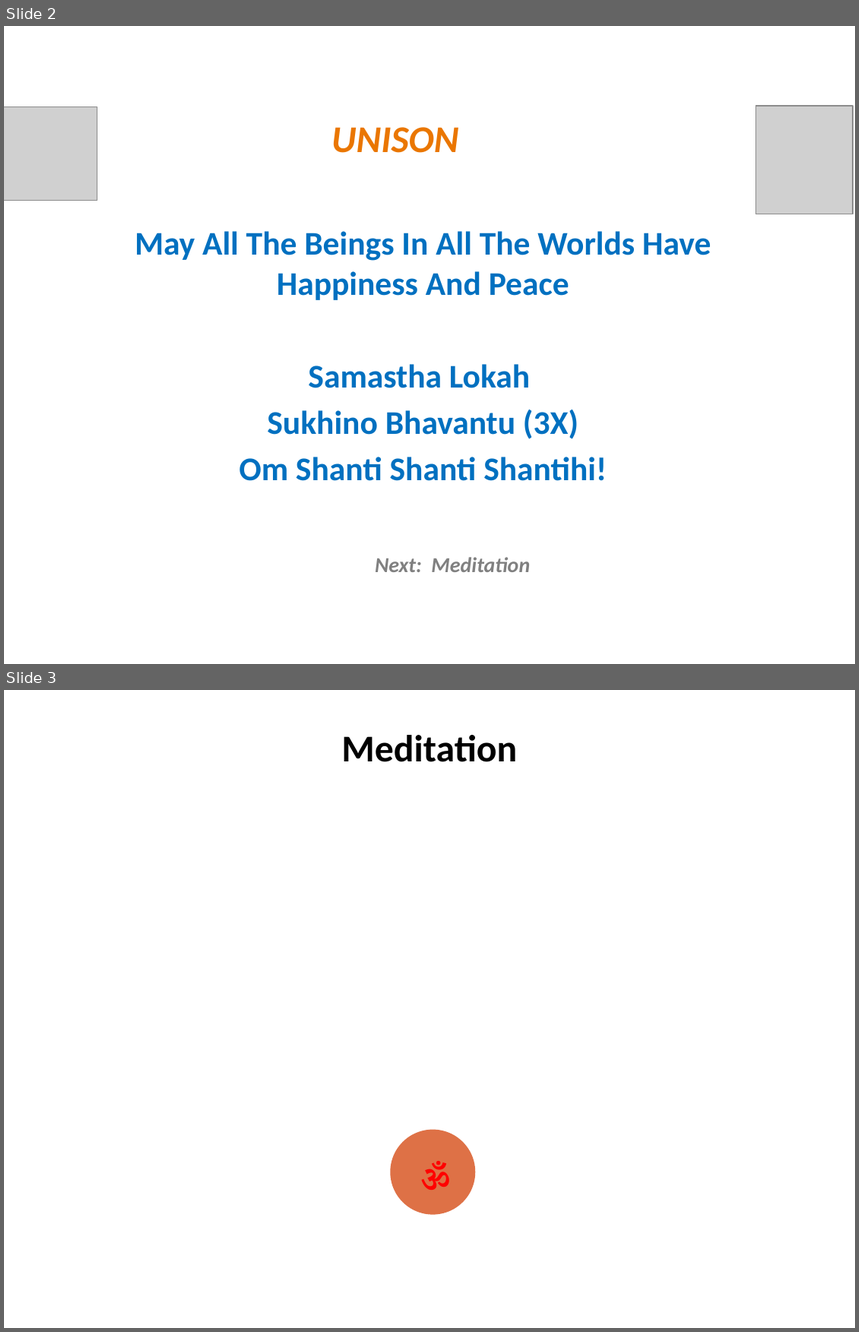
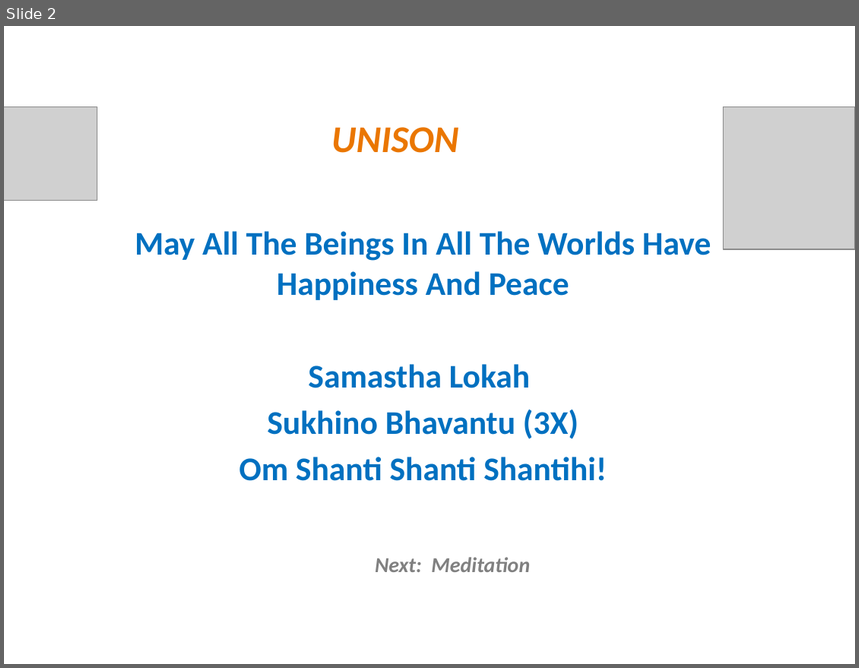
Before and after one commit to rkanadam/saibhajanmaker, a slide deck: WebContent/WEB-INF/templates/25th Anniversary/closingPrayers.pptx. Shown one above the other, each under a label of ours: slides 2 and 3 before the commit, slide 2 after it. The pictures are 859x1332 and 859x668 pixels, drawn with LibreOffice and Linux fonts; fonts in the diff are those of the drawing; grey boxes stand for pictures; background and template pictures are left out. Boxes give left, top, right and bottom in pixels: in the first picture for what was removed or moved away, otherwise in the second. Text is boxed around its words. In the diff, an @@ line names an element or a change of style, - is before the commit and + after.

```diff
--- a/WebContent/WEB-INF/templates/25th Anniversary/closingPrayers.pptx
+++ b/WebContent/WEB-INF/templates/25th Anniversary/closingPrayers.pptx
@@ slide 3 removed at <box>4,690,855,1328</box>, background picture (left out) @@
@@ title removed at <box>341,735,517,762</box> @@
-Meditation
@@ ellipse removed at <box>390,1130,475,1215</box> @@
@@ text removed at <box>420,1162,450,1190</box> @@
-ૐ
@@ slide 2 changed as well @@
@@ picture: place and size @@
-picture at <box>756,106,854,214</box>
+picture at <box>723,107,855,250</box>
```
Also in this commit, not shown: 2 other slides changed, 1 slide added, 7 other files.
